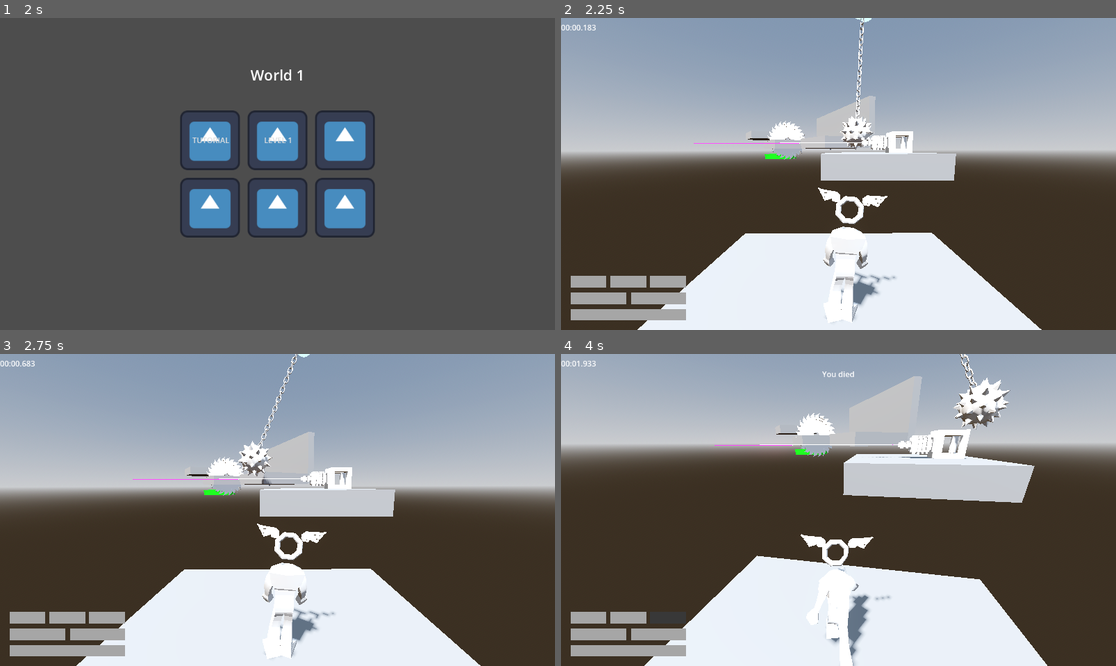
Above: before the commit, frames 1-4 (two rows, left to right).
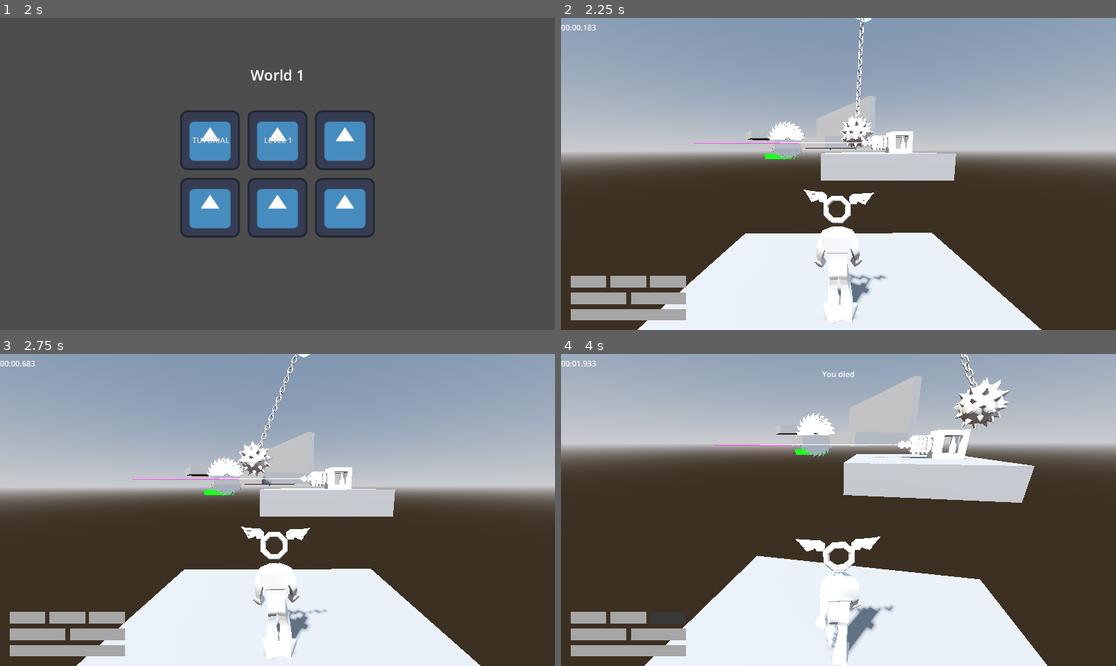
Above: after the commit, the same moments.

Repository: jpvds1/DDJD
Game: Godot game, scene res://scenes/game_controller.tscn
Two runs of this game, one before a commit and one after it. Both use one fixed random seed, a clock stepped at 60 frames per second and the inputs below. The engine's default icon, where the game draws it, is replaced by a stand-in: a white triangle on a blue panel in a dark square.
Inputs (mouse positions are in pixels of both pictures, inside the frame that each line leads up to):
- Up to frame 1 (2 s): click "Continue as Guest" at 0.5 s; click "Play" at 1.25 s
- Up to frame 2 (2.25 s): click "LEVEL 1" at 2 s
- Up to frame 3 (2.75 s): no input
- Up to frame 4 (4 s): move the mouse to (866, 510) at 2.77 s; hold Shift (sprint) 2.78-3.53 s; hold W (move_forwards) from 2.78 s (still down); tap Space (jump) at 3.02, 3.77 s; move the mouse to (810, 510) at 3.52 s; tap Q (dash) at 3.6 s; tap Shift (sprint) at 3.8 s

Frame 1 is identical in both runs. In frame 2, 1.3% of the frame differs, in the area x 43-61%, y 54-98%; in frame 3, 1.4%; in frame 4, 1.2%.

Commit message:
feat(player): add walk animation and fix sprint bug

Diff:
--- a/platformer-game/scenes/player/capsule_character.tscn
+++ b/platformer-game/scenes/player/capsule_character.tscn
@@ -6,6 +6,7 @@
 [ext_resource type="AnimationLibrary" uid="uid://c7mmexla4wmco" path="res://assets/models/player/player_idle.glb" id="3_vaf6x"]
 [ext_resource type="PackedScene" uid="uid://yixnuy1qohl7" path="res://assets/models/cosmetics/wings.glb" id="4_vaf6x"]
 [ext_resource type="AnimationLibrary" uid="uid://bmdjngcwo33tw" path="res://assets/models/player/player_sprint.glb" id="5_grw1r"]
+[ext_resource type="AnimationLibrary" uid="uid://d0pl7dnrguu8o" path="res://assets/models/player/player_walk.glb" id="6_j3xf5"]
 
 [sub_resource type="BoxShape3D" id="BoxShape3D_x7pql"]
 size = Vector3(0.81030273, 1.636039, 0.2841797)
@@ -86,32 +87,32 @@
 transform = Transform3D(-1, 0, -8.742278e-08, 0, 1, 0, 8.742278e-08, 0, -1, 0, 0, 0)
 
 [node name="Skeleton3D" parent="Visuals/Armature" parent_id_path=PackedInt32Array(1845075672, 1978781392) index="0" unique_id=208187525]
-bones/0/position = Vector3(-8.551182, 1.1419334, -71.84393)
-bones/0/rotation = Quaternion(-0.7205917, 0.024835596, -0.0016878737, 0.69291276)
-bones/1/rotation = Quaternion(0.009369789, -0.004342946, 0.005944118, 0.999929)
-bones/2/rotation = Quaternion(0.010062981, -0.03238602, 0.015677327, 0.9993019)
-bones/3/rotation = Quaternion(0.009300081, -0.03215039, 0.01616354, 0.99930906)
-bones/4/rotation = Quaternion(-0.008335243, 0.01262092, -0.025332829, 0.9995647)
-bones/5/rotation = Quaternion(0.06090241, -0.022734977, 0.020915622, 0.99766564)
-bones/7/rotation = Quaternion(0.5668241, 0.39873832, -0.62601525, 0.35752374)
-bones/8/position = Vector3(5.8269643e-07, 12.347598, 5.5259097e-06)
-bones/8/rotation = Quaternion(0.39248326, 0.23457661, 0.17797914, 0.87135196)
-bones/9/rotation = Quaternion(-0.018324047, -7.336728e-05, 0.2592575, 0.96563447)
-bones/11/rotation = Quaternion(0.5788464, -0.42039806, 0.55372465, 0.4261354)
-bones/12/rotation = Quaternion(0.42436072, -0.15418844, -0.17447336, 0.8750445)
-bones/13/rotation = Quaternion(0.009707158, -1.46664715e-05, -0.22920288, 0.9733303)
-bones/14/position = Vector3(-8.046627e-07, 20.167395, -2.1746382e-06)
-bones/15/rotation = Quaternion(0.057173915, 0.06149507, 0.99359155, -0.07566679)
-bones/16/rotation = Quaternion(-0.20944573, -0.08146676, 0.012957879, 0.9743346)
-bones/17/rotation = Quaternion(0.48155472, 0.014913679, -0.07447573, 0.87311864)
-bones/18/rotation = Quaternion(0.38878715, -0.015937211, 0.0067710513, 0.921165)
-bones/20/rotation = Quaternion(-0.088012606, 0.08867809, 0.99210465, 0.010878563)
-bones/21/rotation = Quaternion(-0.27304265, 0.05493524, 0.012546545, 0.9603502)
-bones/22/rotation = Quaternion(0.5305388, 0.04498634, -0.053481344, 0.8447749)
-bones/23/rotation = Quaternion(0.38938463, 0.01579098, -0.0066836053, 0.9209157)
+bones/0/position = Vector3(-0.13590653, 0.8008399, -73.13151)
+bones/0/rotation = Quaternion(-0.72723913, 0.0214923, -0.017928915, 0.6858133)
+bones/1/rotation = Quaternion(0.050638795, 0.0029211664, 0.007502953, 0.99868464)
+bones/2/rotation = Quaternion(0.005667722, 0.0008241335, 0.002035116, 0.9999815)
+bones/3/rotation = Quaternion(0.005669447, 0.00078593515, 0.0020373696, 0.9999815)
+bones/4/rotation = Quaternion(-0.008258828, -0.0036536143, 0.0006580022, 0.999959)
+bones/5/rotation = Quaternion(-0.023353495, -0.035296906, -0.019609168, 0.99891156)
+bones/7/rotation = Quaternion(0.66335815, 0.29896206, -0.60633105, 0.32084325)
+bones/8/position = Vector3(2.8363291e-07, 12.347594, 1.0851711e-05)
+bones/8/rotation = Quaternion(0.36259457, 0.09568727, 0.05605759, 0.9253252)
+bones/9/rotation = Quaternion(-0.0050923824, -7.584773e-05, 0.07204827, 0.99738824)
+bones/11/rotation = Quaternion(0.63247705, -0.32053435, 0.6350161, 0.30656984)
+bones/12/rotation = Quaternion(0.35707286, -0.021618212, -0.061430734, 0.9318035)
+bones/13/rotation = Quaternion(0.0056911386, -1.4983585e-05, -0.13438167, 0.9909134)
+bones/14/position = Vector3(2.0563602e-06, 20.167397, 1.640059e-06)
+bones/15/rotation = Quaternion(0.03530214, 0.19081588, 0.980841, -0.0171502)
+bones/16/rotation = Quaternion(-0.4581504, -0.018370422, -0.010463267, 0.88862324)
+bones/17/rotation = Quaternion(0.40482062, 0.010515552, -0.004294616, 0.91432565)
+bones/18/rotation = Quaternion(0.5073467, 0.0016620447, 0.01481929, 0.86161304)
+bones/20/rotation = Quaternion(-0.086091556, -0.0011037806, 0.9962775, -0.004273113)
+bones/21/rotation = Quaternion(-0.13383481, 0.02088367, 0.04147864, 0.98991495)
+bones/22/rotation = Quaternion(0.47407076, -0.036315884, -0.06045196, 0.87765807)
+bones/23/rotation = Quaternion(0.41382787, 0.015674772, -0.0074015637, 0.91019017)
 
 [node name="BoneAttachment3D" type="BoneAttachment3D" parent="Visuals/Armature/Skeleton3D" index="6" unique_id=1249076375]
-transform = Transform3D(0.98801357, -0.11032225, -0.10797478, 0.12125461, 0.12175669, 0.9851257, -0.09553464, -0.98640984, 0.1336744, -11.990251, 0.8829109, -121.57286)
+transform = Transform3D(0.999833, 0.013450583, -0.0123627335, 0.012326825, 0.0027488172, 0.9999202, 0.0134834815, -0.9999057, 0.0025825389, -1.0128378, 2.5720875, -122.920296)
 bone_name = "mixamorig_Head"
 bone_idx = 5
 
@@ -121,6 +122,7 @@
 [node name="AnimationPlayer" type="AnimationPlayer" parent="Visuals" unique_id=1410490377]
 libraries/player_idle = ExtResource("3_vaf6x")
 libraries/player_sprint = ExtResource("5_grw1r")
+libraries/player_walk = ExtResource("6_j3xf5")
 
 [node name="Hitbox" type="CollisionShape3D" parent="." unique_id=1754709375]
 transform = Transform3D(1, 0, 0, 0, 1, 0, 0, 0, 1, 0, 0.8235597, -0.045057356)
--- a/platformer-game/scripts/player/capsule_character.gd
+++ b/platformer-game/scripts/player/capsule_character.gd
@@ -327,7 +327,8 @@
 	var input_dir := Input.get_vector("move_left", "move_right", "move_forwards", "move_backwards")
 	var direction := (transform.basis * Vector3(input_dir.x, 0, input_dir.y)).normalized()
 
-	var is_sprinting := Input.is_action_pressed("sprint")
+	var has_speed := !velocity.is_zero_approx()
+	var is_sprinting := Input.is_action_pressed("sprint") and has_speed # OBG DADDEL
 	var target_speed = stats.walk_speed.get_val()
 	var accel = stats.ground_accel.get_val()
 
@@ -336,7 +337,7 @@
 		accel = stats.ground_sprint_accel.get_val()
 		update_animation_state("sprint")
 	else:
-		update_animation_state("walk")
+		update_animation_state("walk" if has_speed else "idle")
 
 	if not on_floor:
 		accel *= stats.air_accel_mult.get_val()
Binary file added: platformer-game/assets/models/player/player_walk.glb
Not shown, added: platformer-game/assets/models/player/player_walk.glb.import
